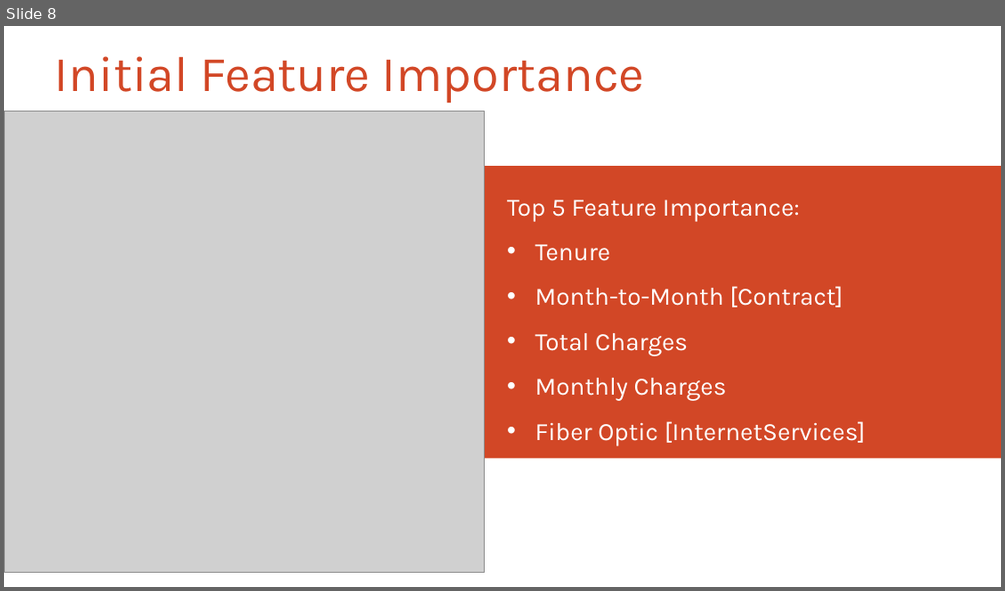
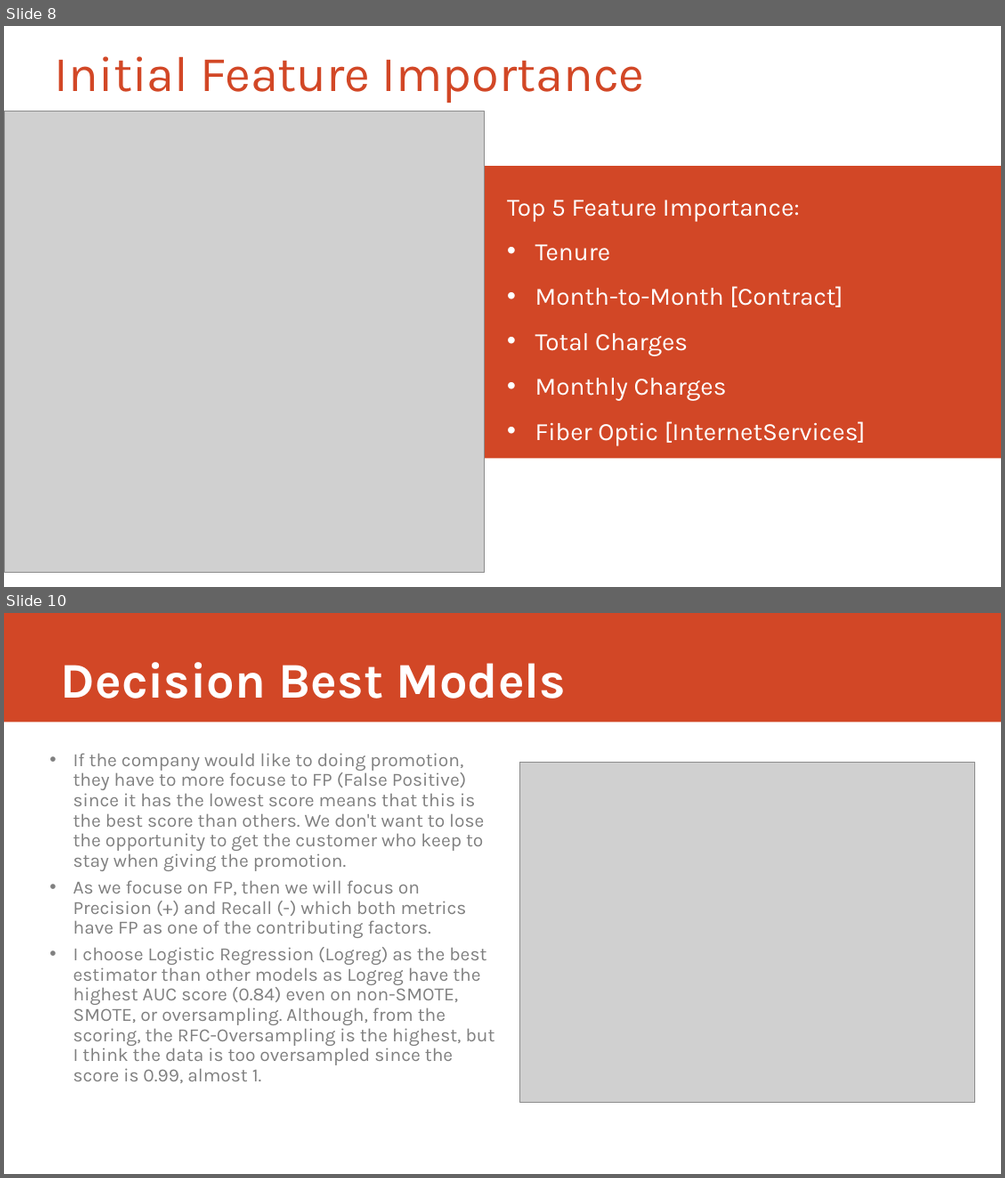
Before and after one commit to farah31/Final_Project_JCDS01_BKS_Telecom_Customer_Churn_Predict, a slide deck: Presentation.pptx. Shown one above the other, each under a label of ours: slide 8 before the commit, slides 8 and 10 after it; the slides between them are not shown. The pictures are 1005x591 and 1005x1178 pixels, drawn with LibreOffice and Linux fonts; fonts in the diff are those of the drawing; grey boxes stand for pictures. Boxes give left, top, right and bottom in pixels: in the first picture for what was removed or moved away, otherwise in the second. Text is boxed around its words. In the diff, an @@ line names an element or a change of style, - is before the commit and + after.

```diff
--- a/Presentation.pptx
+++ b/Presentation.pptx
@@ slide 10 added at bbox=[4, 613, 1001, 1174], background #FFFFFF @@
@@ rectangle added at bbox=[4, 613, 1001, 722], fill #D24726 @@
@@ title added at bbox=[61, 662, 566, 698], 48 pt, text #FFFFFF, bold @@
+Decision Best Models
@@ text added at bbox=[73, 753, 495, 1083], 18 pt, text #808080 @@
+• If the company would like to doing promotion, they have to more focuse to FP (False Positive) since it has the lowest score means that this is the best score than others. We don't want to lose the opportunity to get the customer who keep to stay when giving the promotion.
+• As we focuse on FP, then we will focus on Precision (+) and Recall (-) which both metrics have FP as one of the contributing factors.
+• I choose Logistic Regression (Logreg) as the best estimator than other models as Logreg have the highest AUC score (0.84) even on non-SMOTE, SMOTE, or oversampling. Although, from the scoring, the RFC-Oversampling is the highest, but I think the data is too oversampled since the score is 0.99, almost 1.
@@ picture added at bbox=[520, 763, 975, 1102] @@
```
Also in this commit, not shown: 2 slides changed, 3 other files.
